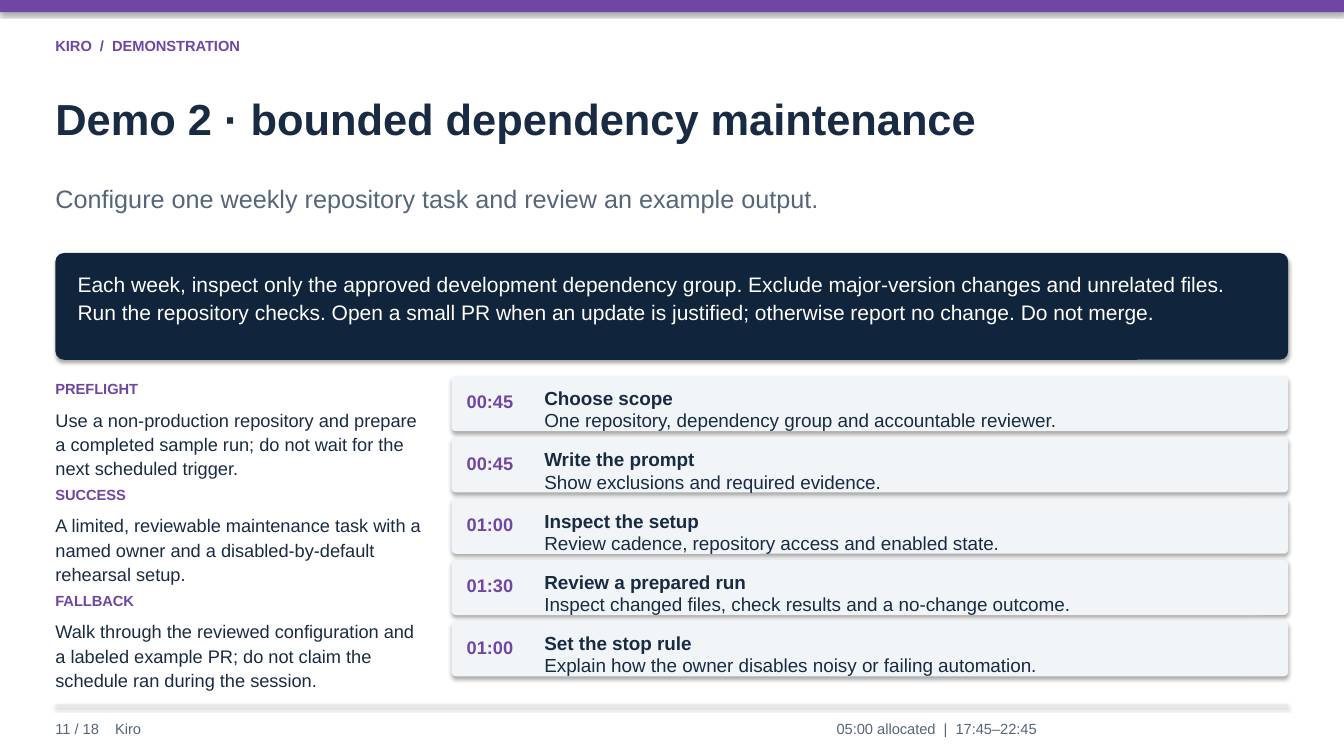
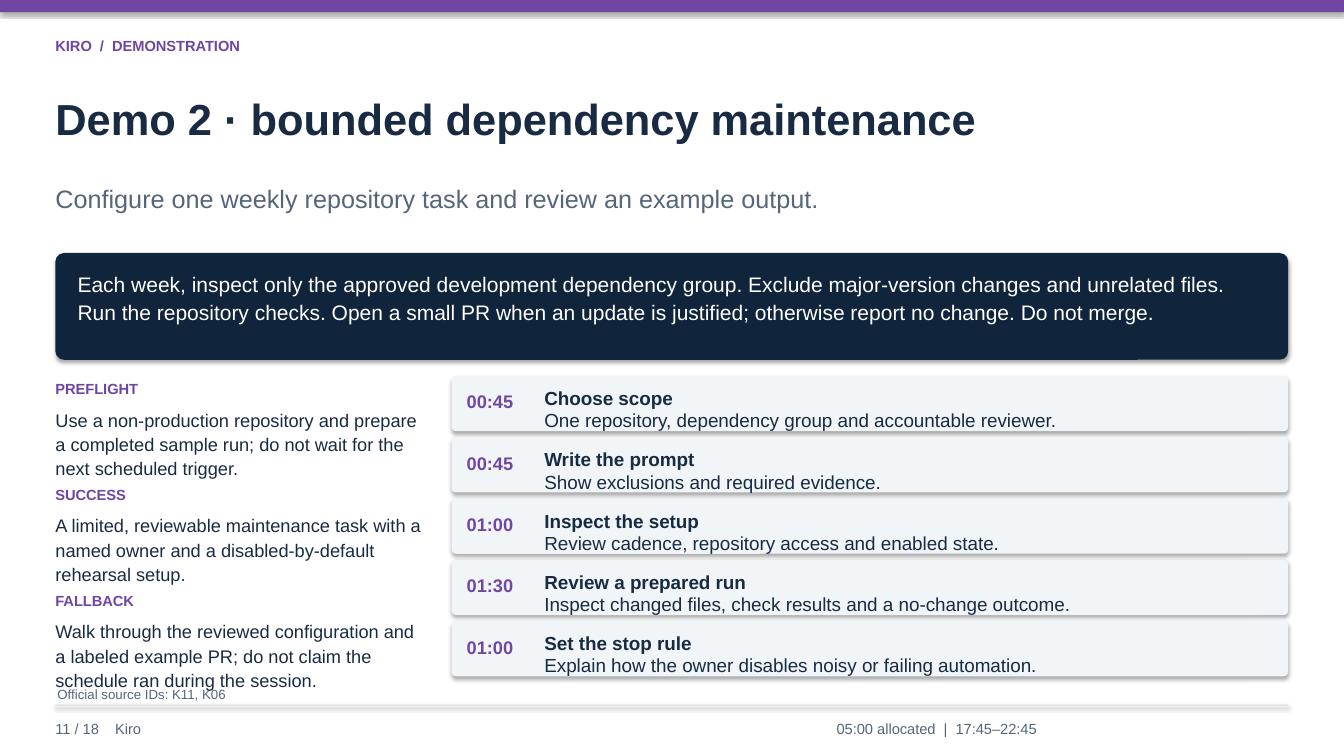
Before and after one commit to lyrel-dev/frontier-agents, a slide deck: slide 11 of presentations/kiro-presentation.pptx. Drawn at 1344x756 pixels with LibreOffice and Linux fonts; fonts in the diff are those of the drawing. Boxes give left, top, right and bottom in pixels: in the first picture for what was removed or moved away, otherwise in the second. Text is boxed around its words. In the diff, an @@ line names an element or a change of style, - is before the commit and + after.

```diff
--- a/presentations/kiro-presentation.pptx
+++ b/presentations/kiro-presentation.pptx
@@ text added at (57,689,226,701), 9.5 pt, text #55657A @@
+Official source IDs: K11, K06
```
Also in this commit, not shown: 17 other slides changed, 21 slides added.
